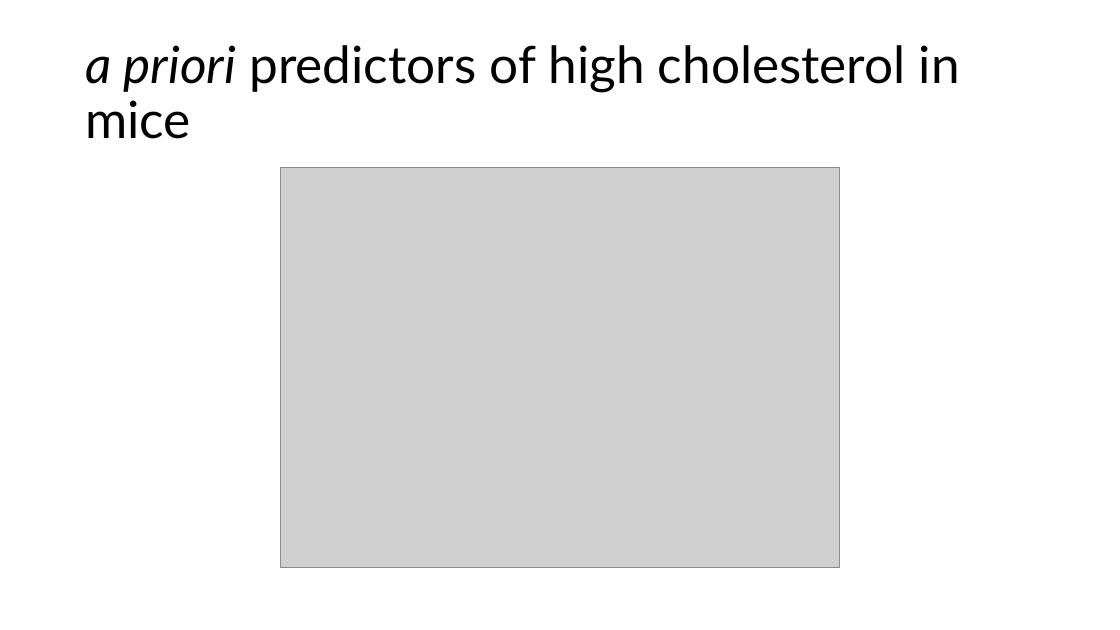
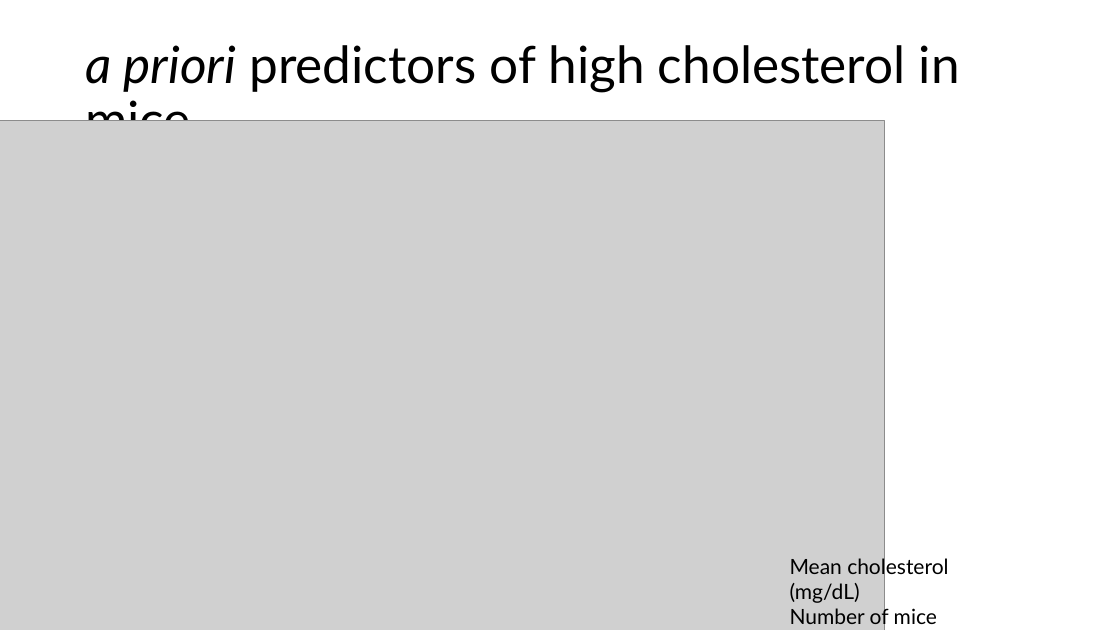
Before and after one commit to BridgesLab/PrecisionNutrition, a slide deck: slide 5 of Presentations/High Cholesterol Causes Bone Demineralization.pptx. Drawn at 1120x630 pixels with LibreOffice and Linux fonts; fonts in the diff are those of the drawing; grey boxes stand for pictures. Boxes give left, top, right and bottom in pixels: in the first picture for what was removed or moved away, otherwise in the second. Text is boxed around its words. In the diff, an @@ line names an element or a change of style, - is before the commit and + after.

Commit message:
Updated figures for cholesterol calcium analysis

```diff
--- a/Presentations/High Cholesterol Causes Bone Demineralization.pptx
+++ b/Presentations/High Cholesterol Causes Bone Demineralization.pptx
@@ picture added at bbox=[0, 121, 885, 630] @@
@@ picture removed at bbox=[281, 168, 840, 568] @@
@@ text added at bbox=[790, 555, 948, 629], 18 pt, text #000000 @@
+Mean cholesterol (mg/dL)
+Number of mice
```
Also in this commit, not shown: 4 other slides changed, 9 slides added, 2 slides removed, 2 other files.
